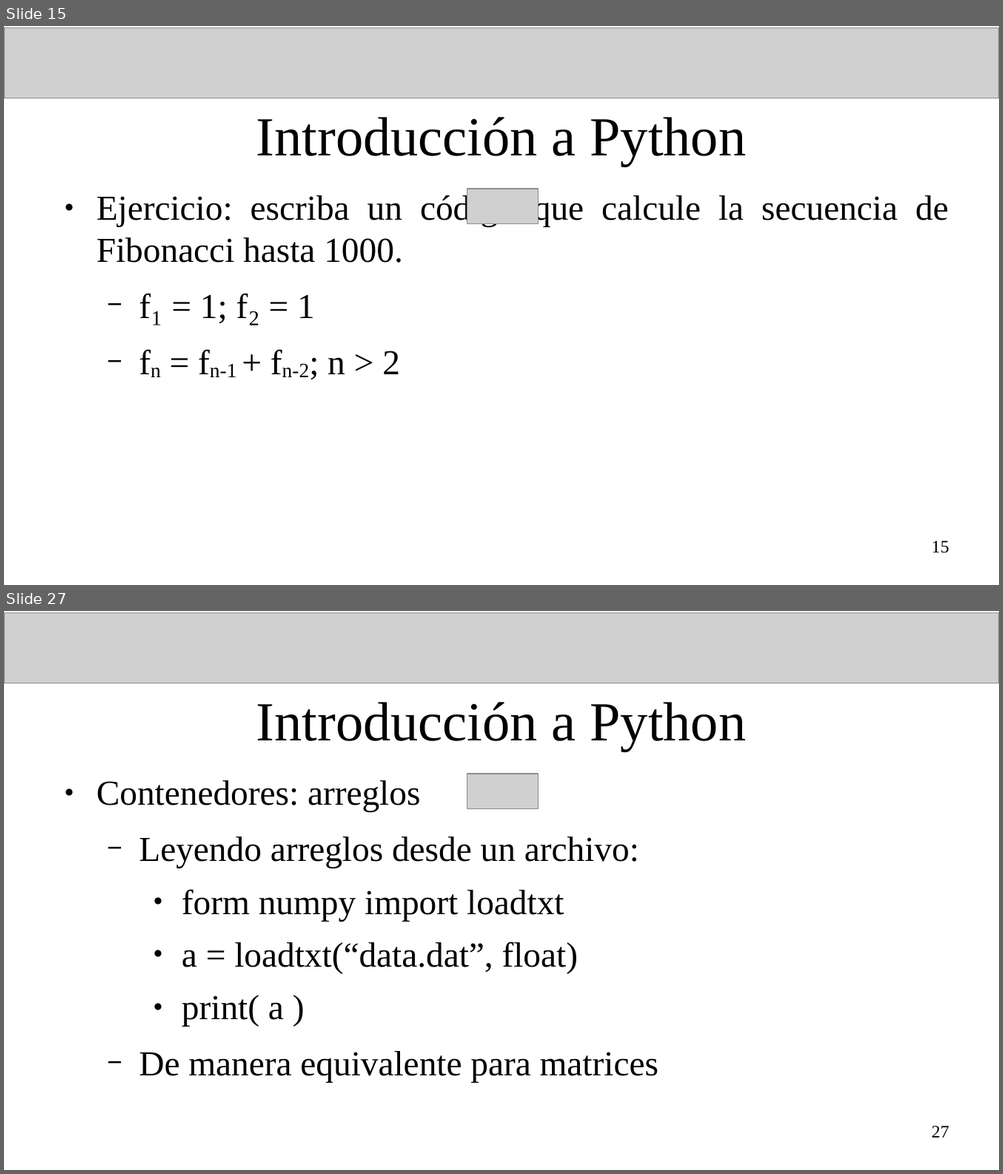
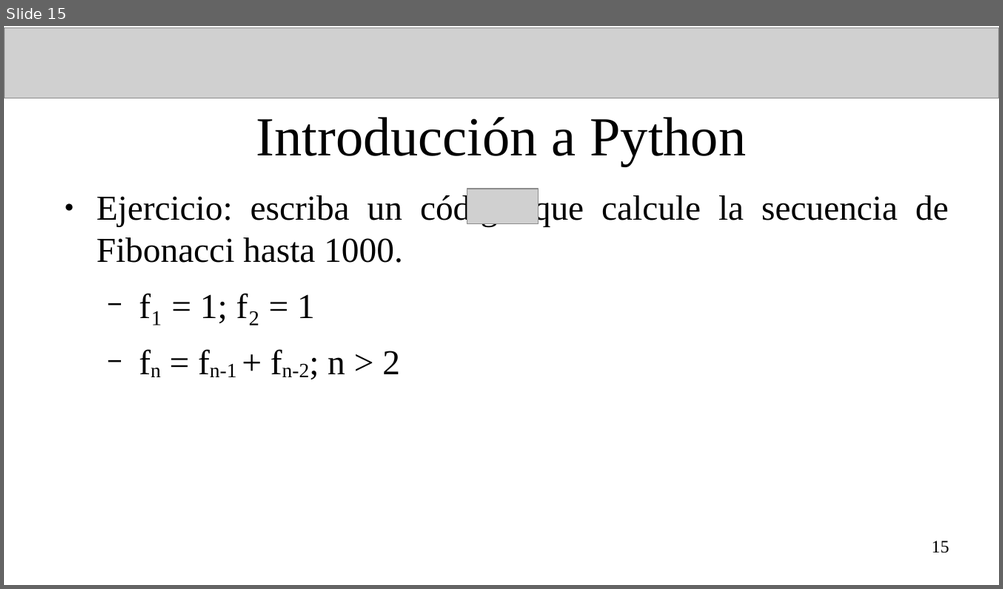
Before and after one commit to fiscompunipamplona/mn_unid1, a slide deck: clases/clase-introPython_2.odp. Shown one above the other, each under a label of ours: slides 15 and 27 before the commit, slide 15 after it; the slides between them are not shown. The pictures are 1003x1174 and 1003x589 pixels, drawn with LibreOffice and Linux fonts; fonts in the diff are those of the drawing; grey boxes stand for pictures. Boxes give left, top, right and bottom in pixels: in the first picture for what was removed or moved away, otherwise in the second. Text is boxed around its words. In the diff, an @@ line names an element or a change of style, - is before the commit and + after.

Commit message:
Slides for class 3 (python introduction) were added.

```diff
--- a/clases/clase-introPython_2.odp
+++ b/clases/clase-introPython_2.odp
@@ slide 27 removed at [4,611,999,1170], background #FFFFFF @@
@@ picture removed at [4,612,999,684] @@
@@ title removed at [256,702,745,751] @@
-Introducción a Python
@@ text removed at [96,780,658,1083] @@
-● Contenedores: arreglos
-  − Leyendo arreglos desde un archivo:
-    ● form numpy import loadtxt
-    ● a = loadtxt(“data.dat”, float)
-    ● print( a )
-  − De manera equivalente para matrices
@@ picture removed at [467,774,538,809] @@
@@ page number removed at [931,1126,949,1138] @@
-27
```
Also in this commit, not shown: 1 slide changed, 19 other slides removed, 3 other files.
